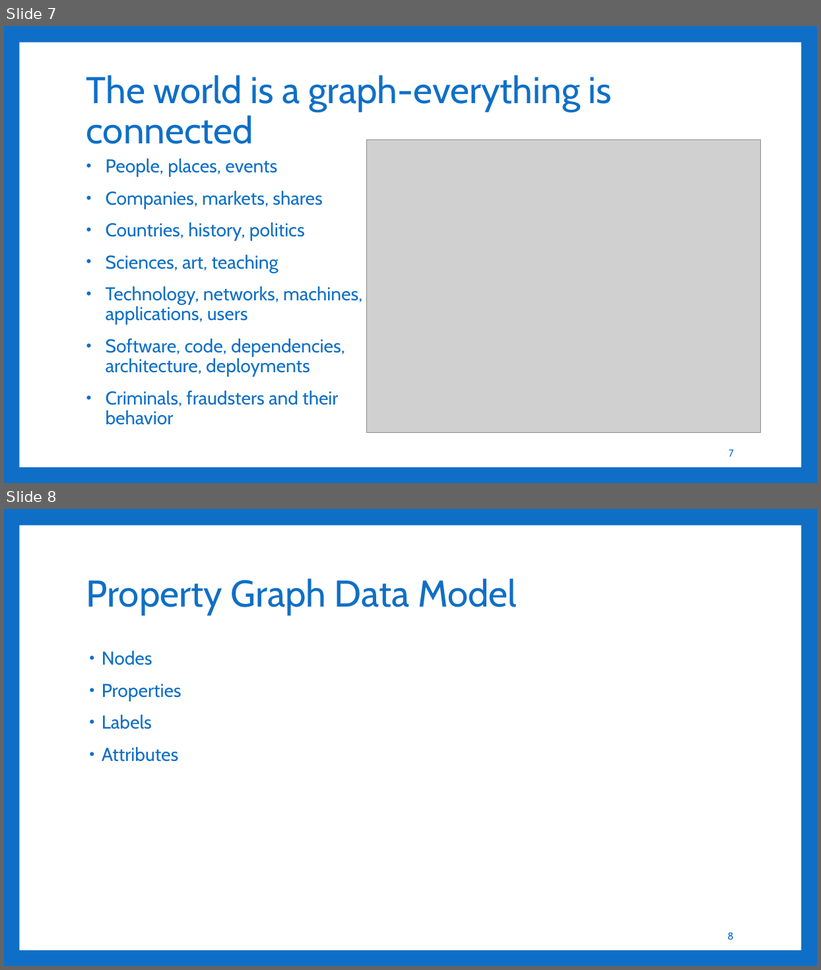
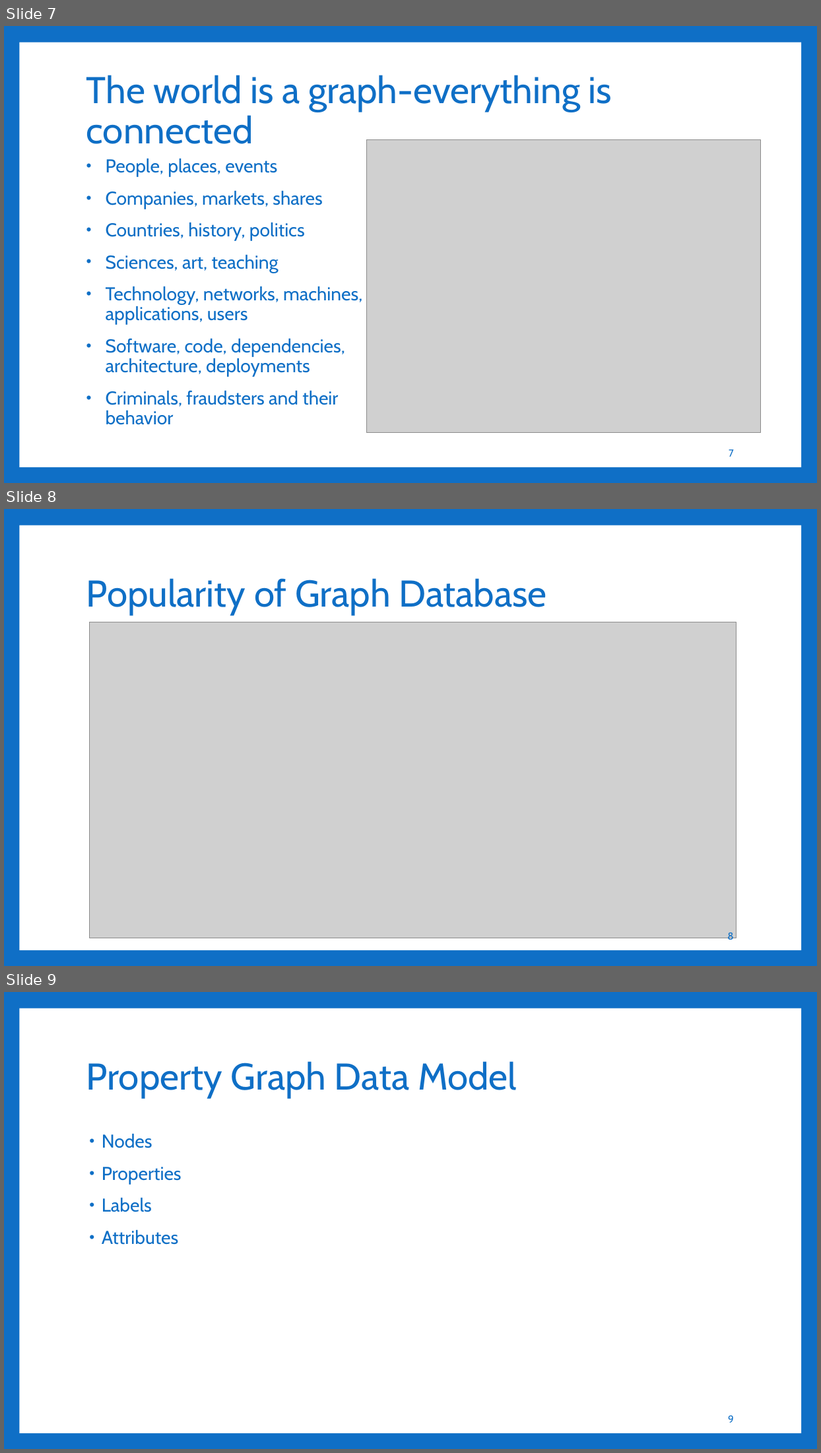
Before and after one commit to aakashbashyal21/GraphDatabase, a slide deck: GraphDB.pptx. Shown one above the other, each under a label of ours: slides 7 and 8 before the commit, slides 7, 8 and 9 after it. The pictures are 821x970 and 821x1453 pixels, drawn with LibreOffice and Linux fonts; fonts in the diff are those of the drawing; grey boxes stand for pictures. Boxes give left, top, right and bottom in pixels: in the first picture for what was removed or moved away, otherwise in the second. Text is boxed around its words. In the diff, an @@ line names an element or a change of style, - is before the commit and + after.

```diff
--- a/GraphDB.pptx
+++ b/GraphDB.pptx
@@ slide 8 added at box(4, 509, 817, 966), background #0F6FC6; not listed: 1 template element that a slide beside it also shows @@
@@ title added at box(86, 578, 547, 615), 44 pt, text #0F6FC6 @@
+Popularity of Graph Database
@@ picture added at box(90, 623, 737, 939) @@
@@ page number added at box(727, 933, 733, 943), 12 pt, text #0F6FC6 @@
+8
@@ what was slide 8 is now slide 9 @@
@@ page number at box(728, 1416, 734, 1423): text changed @@
-8
+9
```
Also in this commit, not shown: 14 slides changed, 2 other slides added.
